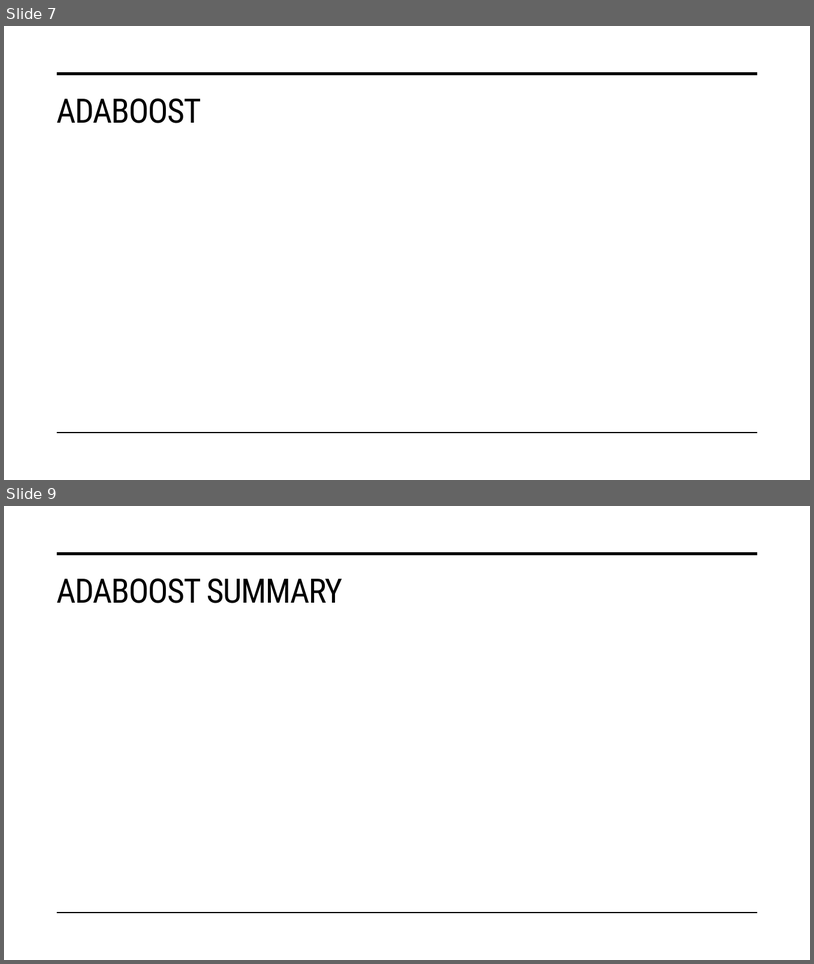
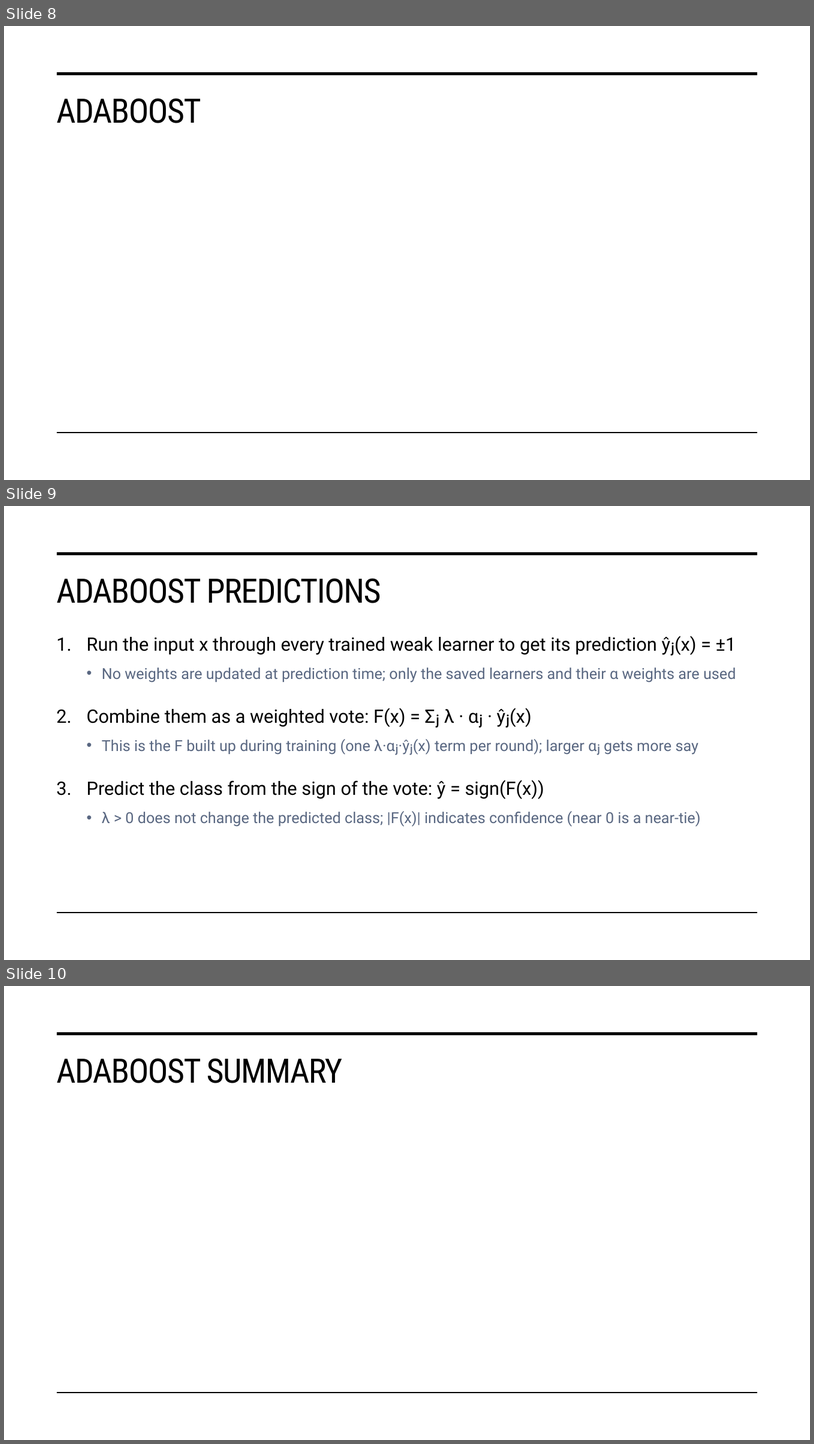
Before and after one commit to STAT-486-Fall-2026/course-content, a slide deck: slides/16-boosting.pptx. Shown one above the other, each under a label of ours: slides 7 and 9 before the commit, slides 8, 9 and 10 after it; the slides between them are not shown. The pictures are 814x964 and 814x1444 pixels, drawn with LibreOffice and Linux fonts; fonts in the diff are those of the drawing; grey boxes stand for pictures. Boxes give left, top, right and bottom in pixels: in the first picture for what was removed or moved away, otherwise in the second. Text is boxed around its words. In the diff, an @@ line names an element or a change of style, - is before the commit and + after.

Commit message:
update adaboost alg. for clarity

```diff
--- a/slides/16-boosting.pptx
+++ b/slides/16-boosting.pptx
@@ slide 9 added at (4,506,810,960), background #FFFFFF; not listed: 2 template elements that a slide beside it also shows @@
@@ title added at (56,578,381,603), 40 pt, text #000000 @@
+ADABOOST PREDICTIONS
@@ text added at (87,636,737,826), 18 pt, text #596781 @@
+1. Run the input x through every trained weak learner to get its prediction ŷⱼ(x) = ±1
+  • No weights are updated at prediction time; only the saved learners and their α weights are used
+2. Combine them as a weighted vote: F(x) = Σⱼ λ · αⱼ · ŷⱼ(x)
+  • This is the F built up during training (one λ·αⱼ·ŷⱼ(x) term per round); larger αⱼ gets more say
+3. Predict the class from the sign of the vote: ŷ = sign(F(x))
+  • λ > 0 does not change the predicted class; |F(x)| indicates confidence (near 0 is a near-tie)
@@ what was slide 7 is now slide 8 @@
@@ what was slide 9 is now slide 10 @@
```
Also in this commit, not shown: 1 slide changed, 2 other slides added, 1 other file.
